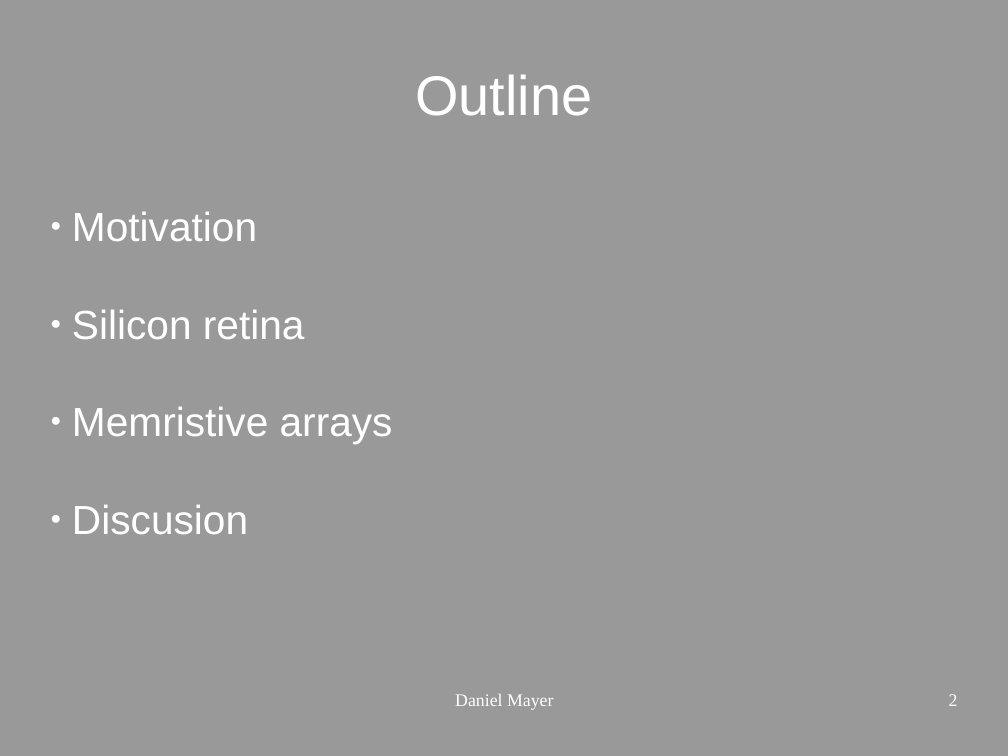
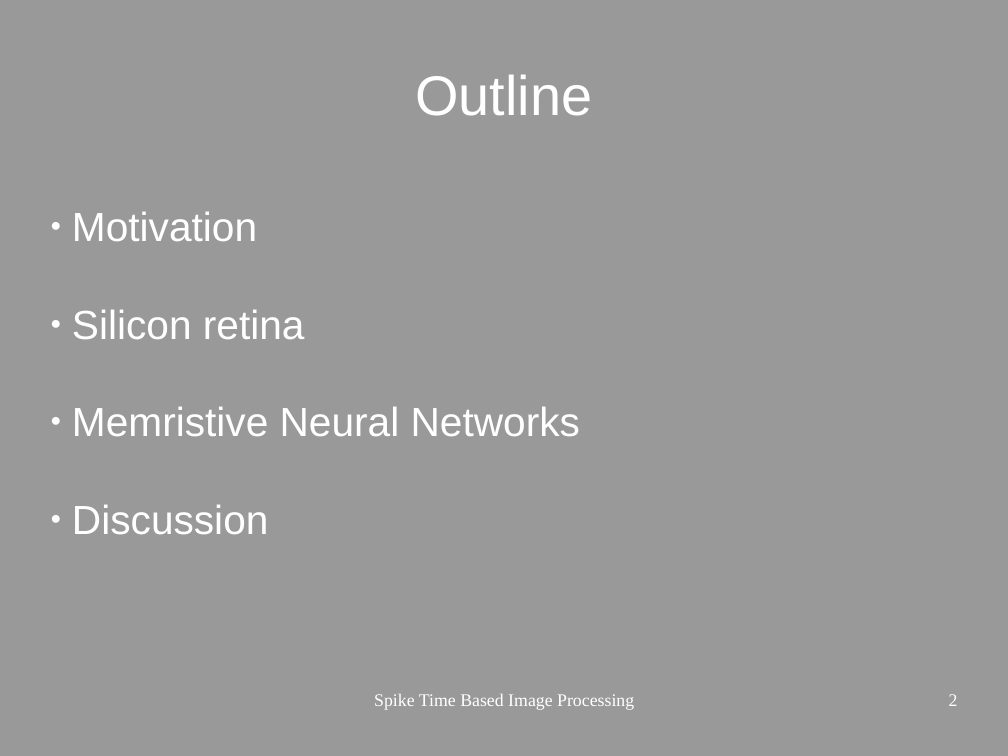
Before and after one commit to gnummig/Spike_time_dependent_plasticity, a slide deck: slide 2 of presentation/STDP_neuromorphics.odp. Drawn at 1008x756 pixels with LibreOffice and Linux fonts; fonts in the diff are those of the drawing. Boxes give left, top, right and bottom in pixels: in the first picture for what was removed or moved away, otherwise in the second. Text is boxed around its words. In the diff, an @@ line names an element or a change of style, - is before the commit and + after.

```diff
--- a/presentation/STDP_neuromorphics.odp
+++ b/presentation/STDP_neuromorphics.odp
@@ subtitle at (x1=72, y1=406, x2=580, y2=534): text changed @@
-● Memristive arrays
-● Discusion
+● Memristive Neural Networks
+● Discussion
@@ text at (x1=374, y1=694, x2=634, y2=710): text changed @@
-Daniel Mayer
+Spike Time Based Image Processing
```
Also in this commit, not shown: 5 other slides changed, 8 slides added, 1 slide removed, 7 other files.
